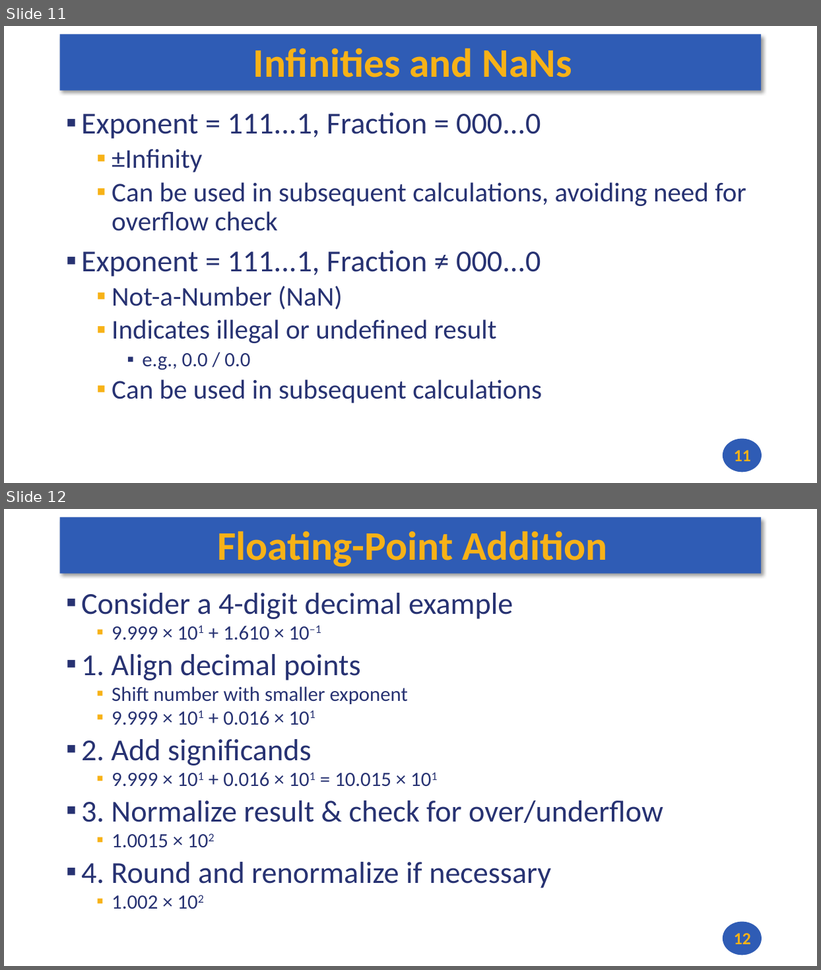
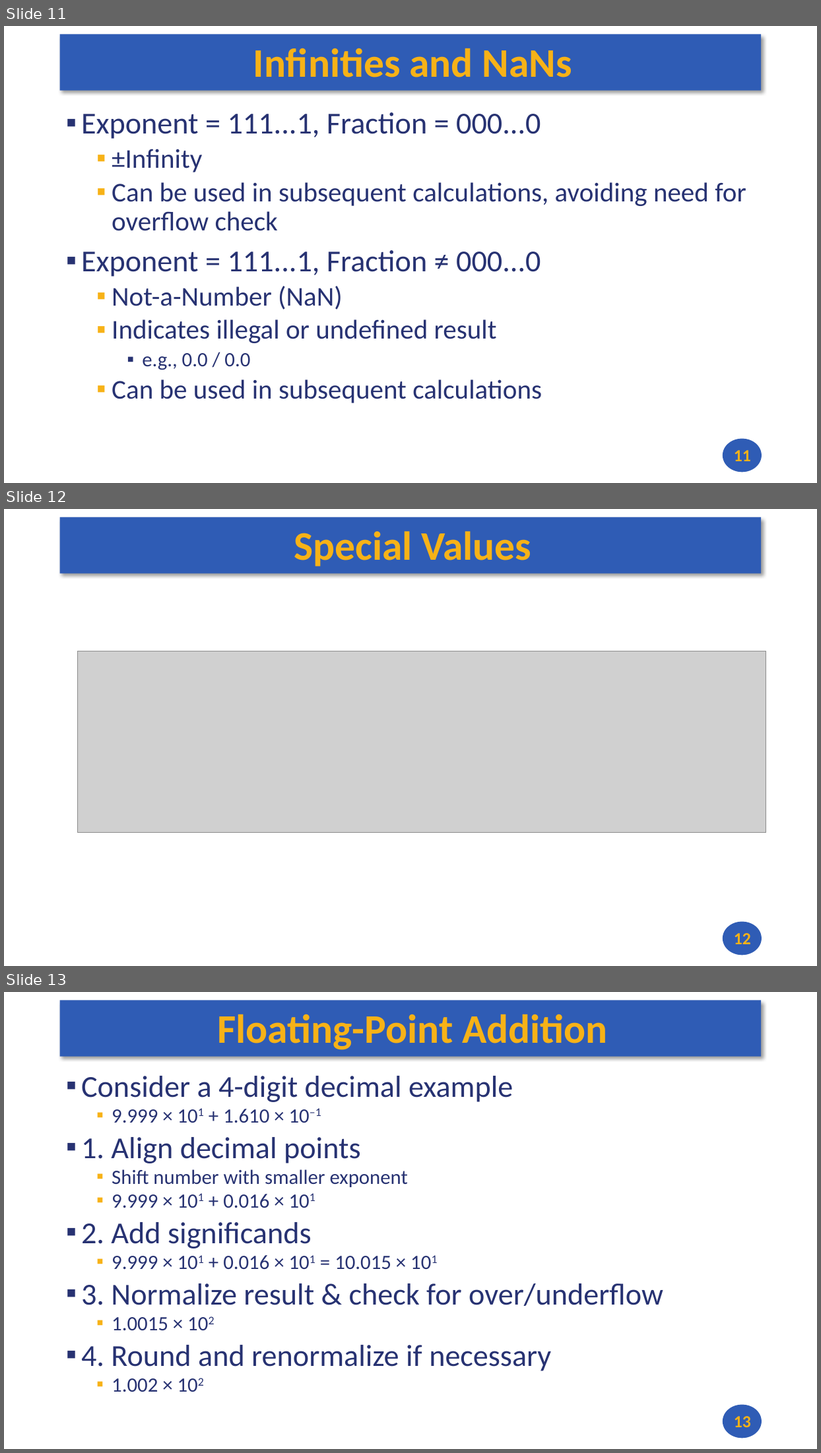
Before and after one commit to andrewt0301/hse-acos-course, a slide deck: docs/part1ca/07_FP/CA_Lecture_07.pptx. Shown one above the other, each under a label of ours: slides 11 and 12 before the commit, slides 11, 12 and 13 after it. The pictures are 821x970 and 821x1453 pixels, drawn with LibreOffice and Linux fonts; fonts in the diff are those of the drawing; grey boxes stand for pictures. Boxes give left, top, right and bottom in pixels: in the first picture for what was removed or moved away, otherwise in the second. Text is boxed around its words. In the diff, an @@ line names an element or a change of style, - is before the commit and + after.

```diff
--- a/docs/part1ca/07_FP/CA_Lecture_07.pptx
+++ b/docs/part1ca/07_FP/CA_Lecture_07.pptx
@@ slide 12 added at (4,509,817,966), background #FFFFFF; not listed: 2 template elements that a slide beside it also shows @@
@@ title added at (294,531,531,566), 48 pt, text #F7B217, bold @@
+Special Values
@@ picture added at (78,651,766,833) @@
@@ page number added at (734,933,751,945), 20 pt, text #F7B217, bold @@
+12
@@ what was slide 12 is now slide 13 @@
@@ page number at (734,1416,751,1428): text changed @@
-12
+13
```
Also in this commit, not shown: 1 other file.
